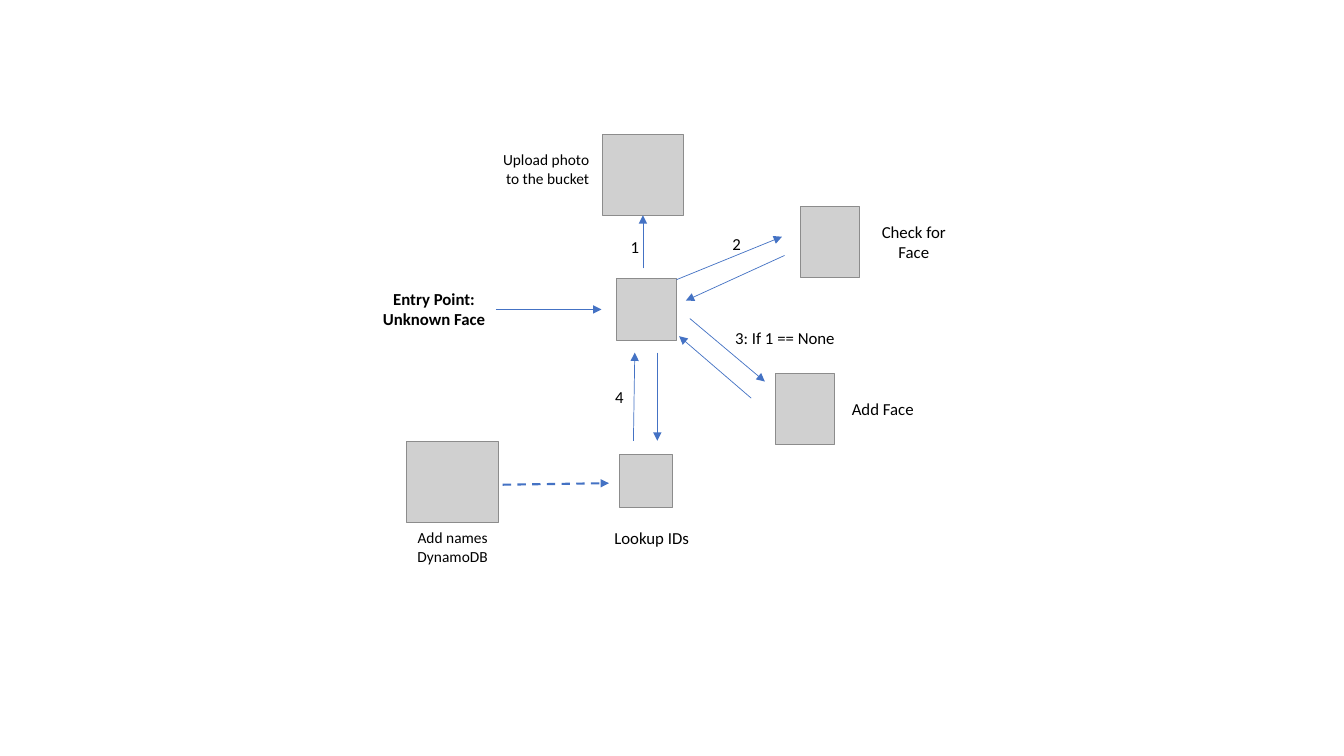
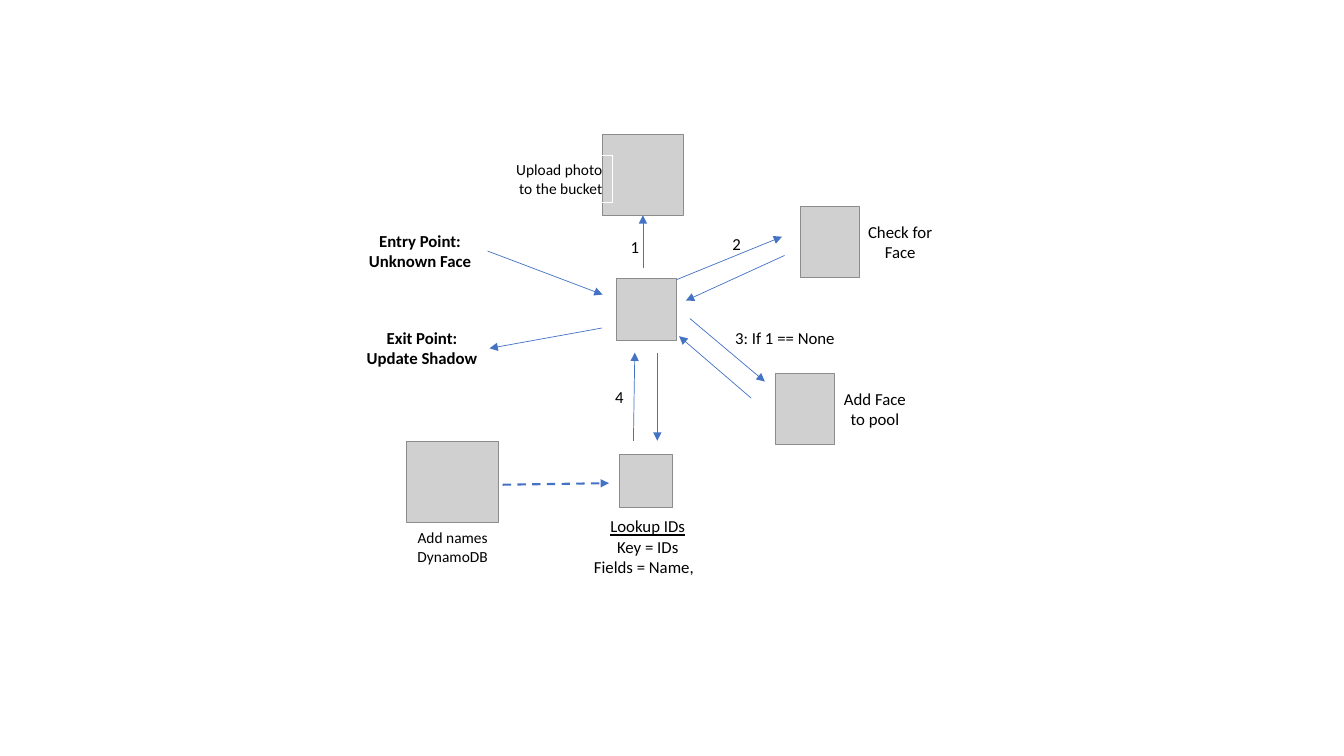
Before and after one commit to fxgsell/GG-Edge-Inference, a slide deck: slide 1 of 3-hybrid-face-recognition/docs/architecture.pptx. Drawn at 1344x756 pixels with LibreOffice and Linux fonts; fonts in the diff are those of the drawing; grey boxes stand for pictures. Boxes give left, top, right and bottom in pixels: in the first picture for what was removed or moved away, otherwise in the second. Text is boxed around its words. In the diff, an @@ line names an element or a change of style, - is before the commit and + after.

Commit message:
Supbscribe to shadow updates

```diff
--- a/3-hybrid-face-recognition/docs/architecture.pptx
+++ b/3-hybrid-face-recognition/docs/architecture.pptx
@@ rectangle "Upload photo to the bucket": place and size @@
-rectangle "Upload photo to the bucket" at [490,145,600,193]
+rectangle "Upload photo to the bucket" at [503,155,613,203]
@@ text "Entry Point: Unknown Face": place and size @@
-text "Entry Point: Unknown Face" at [383,293,485,325]
+text "Entry Point: Unknown Face" at [369,235,471,267]
@@ text "Check for": place and size @@
-text "Check for" at [882,226,945,258]
+text "Check for" at [868,226,932,258]
@@ arrow moved from (496, 310) - (602, 310) to (488, 251) - (603, 294) @@
@@ arrow added from (602, 328) to (490, 349), #4472C4 0.5 pt @@
@@ text added at [367,332,478,367], 12 pt, text #000000, bold @@
+Exit Point:
+Update Shadow
@@ text at [844,393,906,428]: text changed @@
-Add Face
+Add Face to pool
@@ text "Lookup IDs": place and size @@
-text "Lookup IDs" at [614,532,689,547]
+text "Lookup IDs" at [594,520,694,575]
@@ text at [610,520,685,536]: underline on in "Lookup IDs" @@
@@ text at [594,542,694,575]: paragraph added @@
+Key = IDs
+Fields = Name,
```
Also in this commit, not shown: 7 other files.
